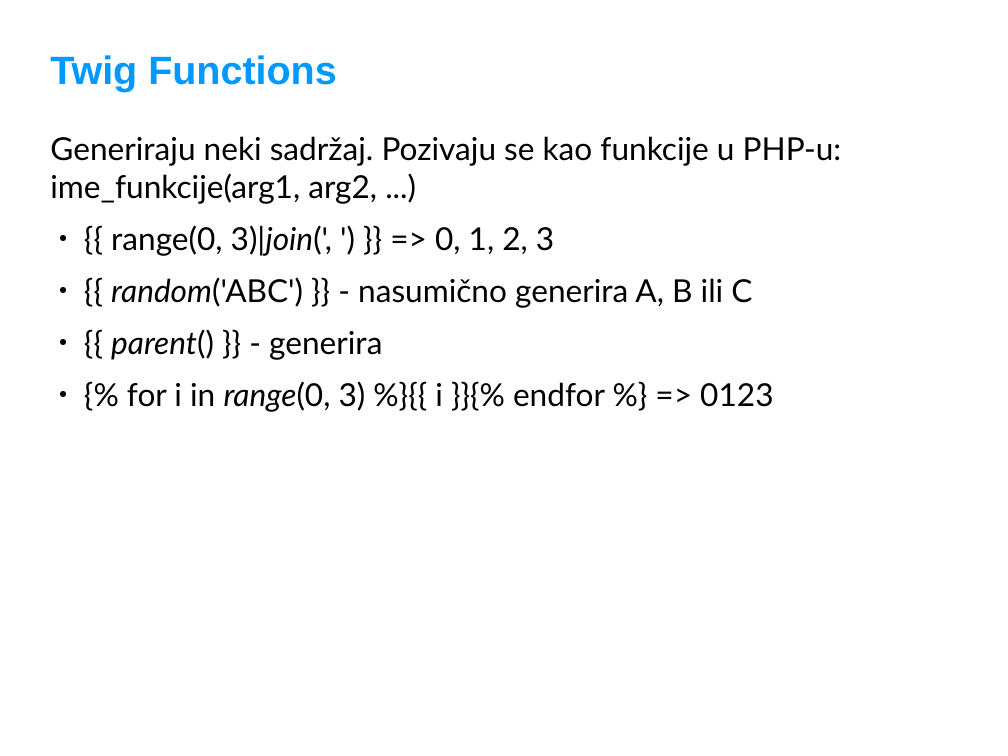
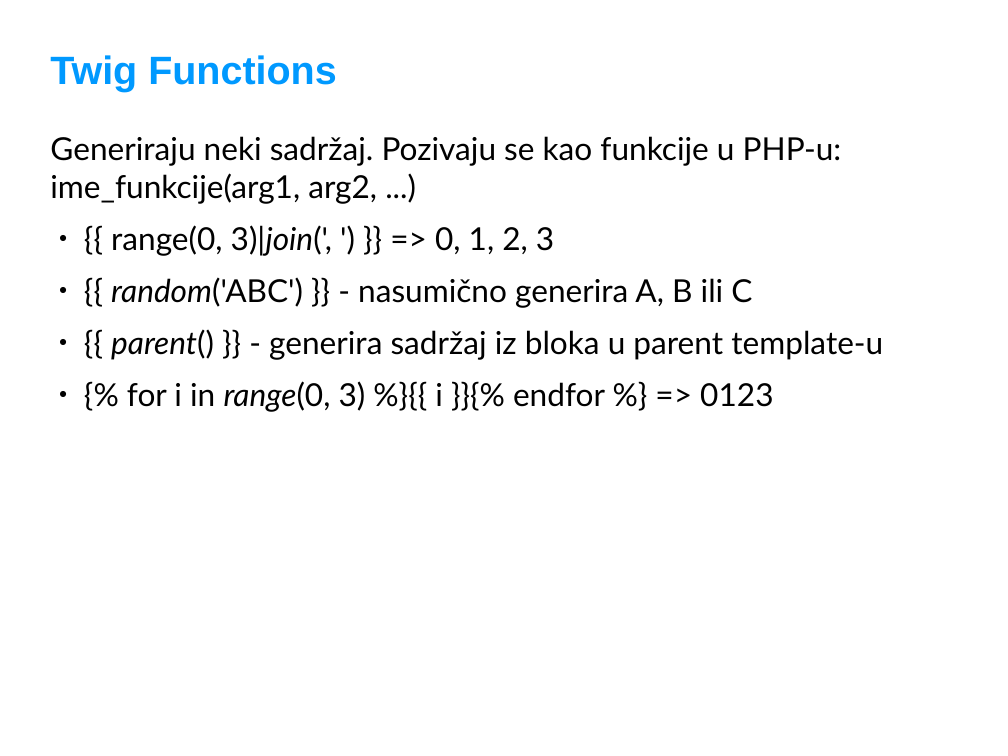
Before and after one commit to adriatichr/php-academy, a slide deck: slide 22 of predavanja/20 Symfony - uvod.odp. Drawn at 1008x756 pixels with LibreOffice and Linux fonts; fonts in the diff are those of the drawing; background and template pictures are left out. Boxes give left, top, right and bottom in pixels: in the first picture for what was removed or moved away, otherwise in the second. Text is boxed around its words. In the diff, an @@ line names an element or a change of style, - is before the commit and + after.

Commit message:
sitni fix u prezentaciji

```diff
--- a/predavanja/20 Symfony - uvod.odp
+++ b/predavanja/20 Symfony - uvod.odp
@@ text at box(111, 329, 883, 360): text changed @@
-● {{ parent() }} - generira
+● {{ parent() }} - generira sadržaj iz bloka u parent template-u
```
